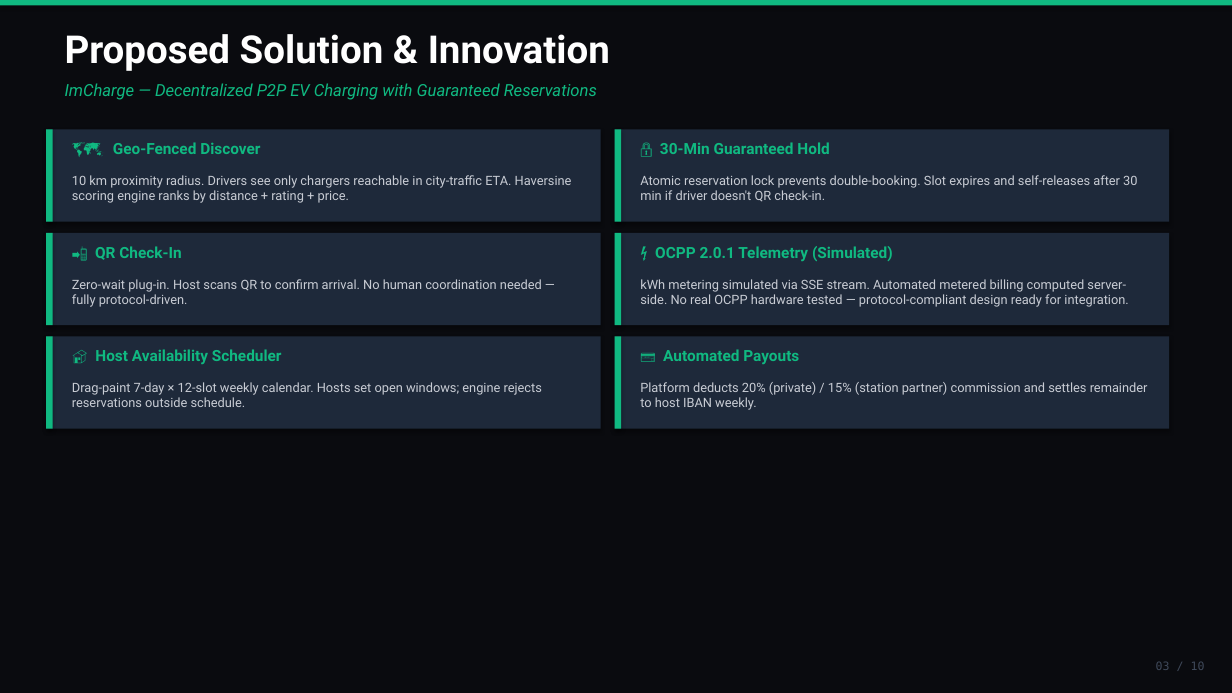
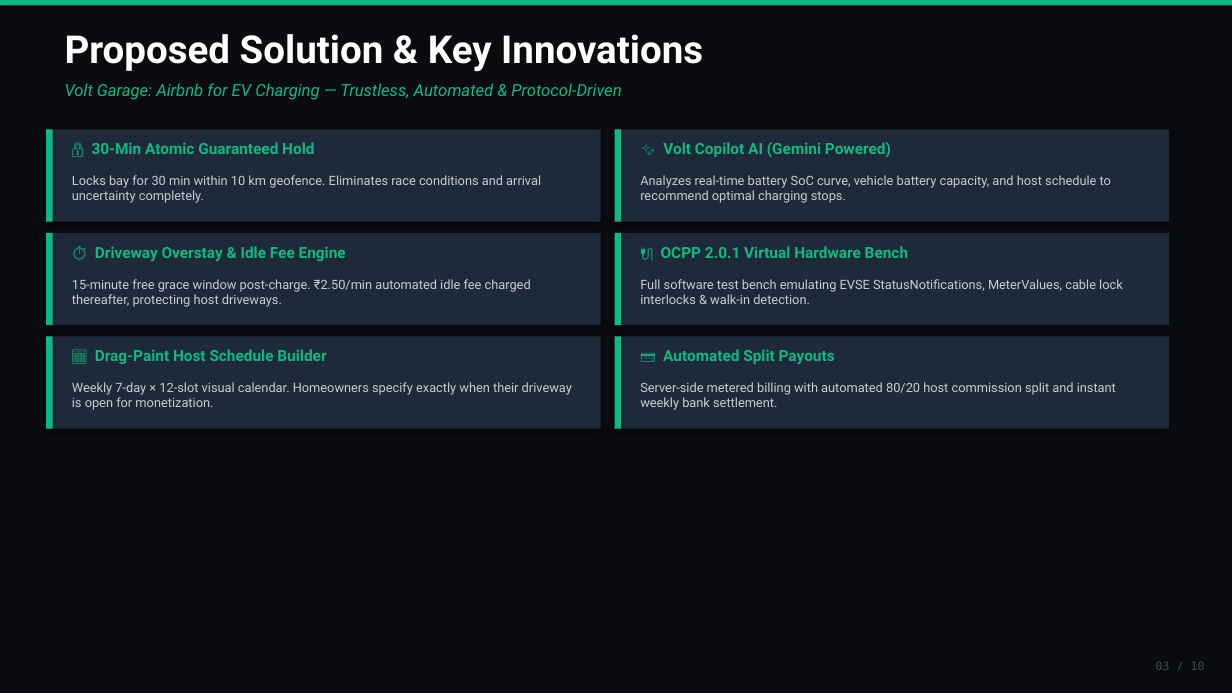
Before and after one commit to Imafrah/Volt-Garage, a slide deck: slide 3 of ImCharge_Techthon2026_Round2_GoodCode.pptx. Drawn at 1232x693 pixels with LibreOffice and Linux fonts; fonts in the diff are those of the drawing. Boxes give left, top, right and bottom in pixels: in the first picture for what was removed or moved away, otherwise in the second. Text is boxed around its words. In the diff, an @@ line names an element or a change of style, - is before the commit and + after.

Commit message:
docs(presentation): update 10-slide deck with Originkit kinetic dock, Gemini Volt Copilot, driveway idle fee engine, and OCPP test bench

```diff
--- a/ImCharge_Techthon2026_Round2_GoodCode.pptx
+++ b/ImCharge_Techthon2026_Round2_GoodCode.pptx
@@ text at bbox=[65, 34, 703, 72]: text changed @@
-Proposed Solution & Innovation
+Proposed Solution & Key Innovations
@@ text at bbox=[65, 83, 621, 100]: text changed @@
-ImCharge — Decentralized P2P EV Charging with Guaranteed Reservations
+Volt Garage: Airbnb for EV Charging — Trustless, Automated & Protocol-Driven
@@ text at bbox=[92, 142, 314, 154]: text changed @@
-🗺 Geo-Fenced Discover
+🔒 30-Min Atomic Guaranteed Hold
@@ text at bbox=[663, 142, 891, 157]: text changed @@
-🔒 30-Min Guaranteed Hold
+✨ Volt Copilot AI (Gemini Powered)
@@ text at bbox=[72, 175, 541, 203]: text changed @@
-10 km proximity radius. Drivers see only chargers reachable in city-traffic ETA. Haversine scoring engine ranks by distance + rating + price.
+Locks bay for 30 min within 10 km geofence. Eliminates race conditions and arrival uncertainty completely.
@@ text at bbox=[640, 175, 1111, 203]: text changed @@
-Atomic reservation lock prevents double-booking. Slot expires and self-releases after 30 min if driver doesn't QR check-in.
+Analyzes real-time battery SoC curve, vehicle battery capacity, and host schedule to recommend optimal charging stops.
@@ text at bbox=[95, 246, 346, 261]: text changed @@
-📲 QR Check-In
+⏱️ Driveway Overstay & Idle Fee Engine
@@ text at bbox=[661, 246, 908, 258]: text changed @@
-⚡ OCPP 2.0.1 Telemetry (Simulated)
+🔌 OCPP 2.0.1 Virtual Hardware Bench
@@ text at bbox=[72, 279, 531, 307]: text changed @@
-Zero-wait plug-in. Host scans QR to confirm arrival. No human coordination needed — fully protocol-driven.
+15-minute free grace window post-charge. ₹2.50/min automated idle fee charged thereafter, protecting host driveways.
@@ text at bbox=[640, 279, 1123, 304]: text changed @@
-kWh metering simulated via SSE stream. Automated metered billing computed server-side. No real OCPP hardware tested — protocol-compliant design ready for integration.
+Full software test bench emulating EVSE StatusNotifications, MeterValues, cable lock interlocks & walk-in detection.
@@ text at bbox=[95, 349, 326, 364]: text changed @@
-🏠 Host Availability Scheduler
+📅 Drag-Paint Host Schedule Builder
@@ text at bbox=[663, 349, 835, 364]: text changed @@
-💳 Automated Payouts
+💳 Automated Split Payouts
@@ text at bbox=[72, 382, 572, 410]: text changed @@
-Drag-paint 7-day × 12-slot weekly calendar. Hosts set open windows; engine rejects reservations outside schedule.
+Weekly 7-day × 12-slot visual calendar. Homeowners specify exactly when their driveway is open for monetization.
@@ text at bbox=[640, 382, 1116, 410]: text changed @@
-Platform deducts 20% (private) / 15% (station partner) commission and settles remainder to host IBAN weekly.
+Server-side metered billing with automated 80/20 host commission split and instant weekly bank settlement.
```
Also in this commit, not shown: 8 other slides changed, 1 slide added, 1 slide removed.
